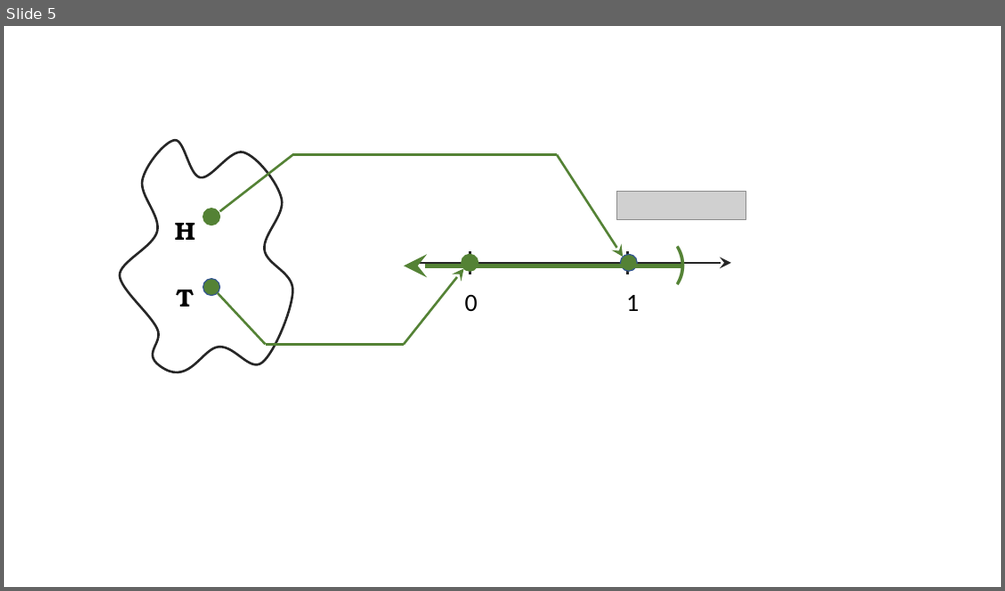
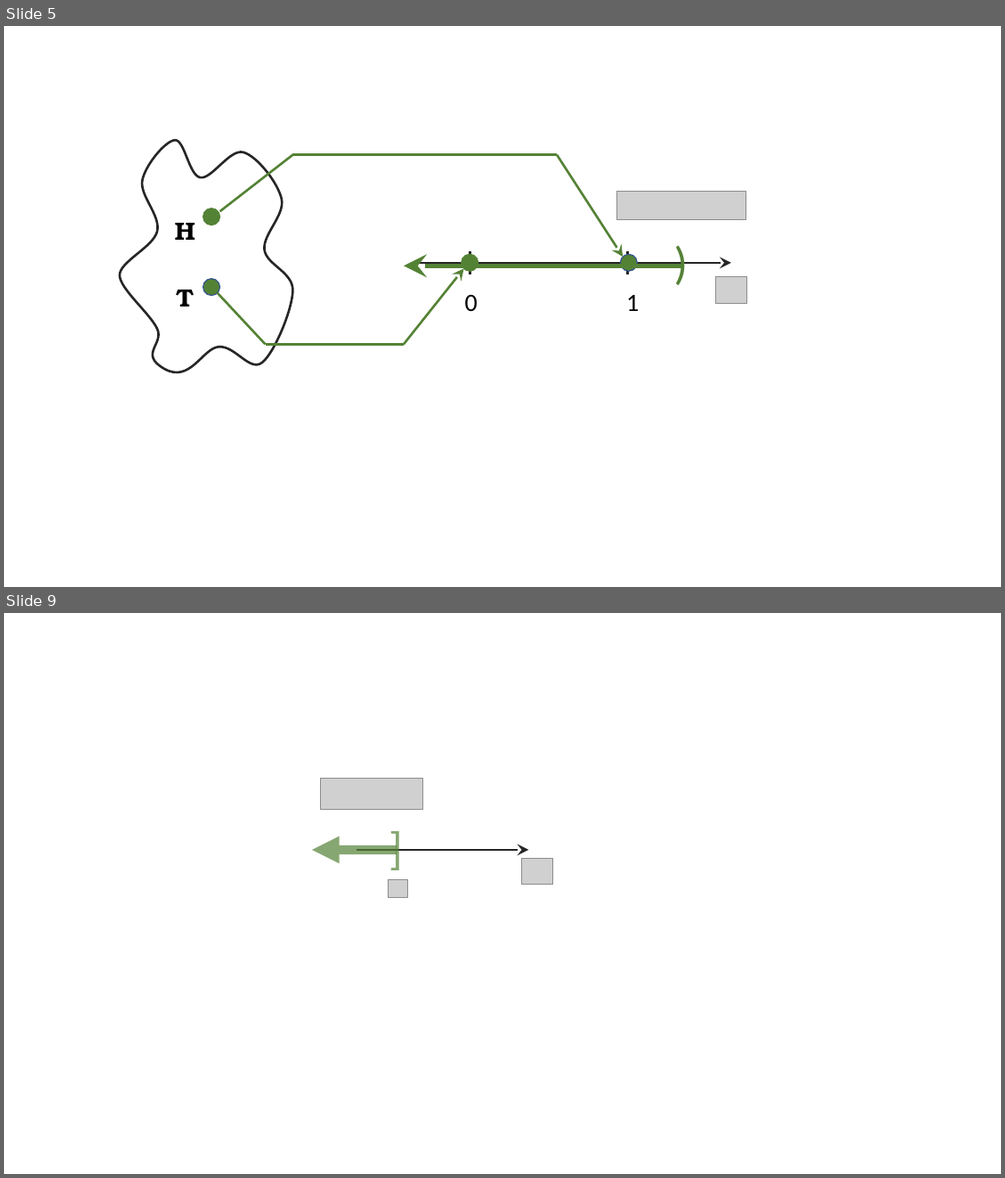
Before and after one commit to michael-borck/Foundations-of-Data-Science-with-Python, a slide deck: 08-random-variables/figs/binary-rv1.pptx. Shown one above the other, each under a label of ours: slide 5 before the commit, slides 5 and 9 after it; the slides between them are not shown. The pictures are 1005x591 and 1005x1178 pixels, drawn with LibreOffice and Linux fonts; fonts in the diff are those of the drawing; grey boxes stand for pictures. Boxes give left, top, right and bottom in pixels: in the first picture for what was removed or moved away, otherwise in the second. Text is boxed around its words. In the diff, an @@ line names an element or a change of style, - is before the commit and + after.

```diff
--- a/08-random-variables/figs/binary-rv1.pptx
+++ b/08-random-variables/figs/binary-rv1.pptx
@@ slide 9 added at (4,613,1001,1174), background #FFFFFF @@
@@ picture added at (320,778,423,809) @@
@@ text added at (381,815,439,877), 44 pt, text #548235 at 70% opacity @@
+]
@@ arrow added from (396, 850) to (312, 850), #548235 8.75 pt @@
@@ arrow added from (356, 850) to (529, 850), #262626 2.25 pt @@
@@ picture added at (521,859,553,884) @@
@@ picture added at (388,880,407,898) @@
@@ slide 5 changed as well @@
@@ picture added at (716,277,747,304) @@
```
Also in this commit, not shown: 4 other slides changed, 3 other slides added, 9 other files.
